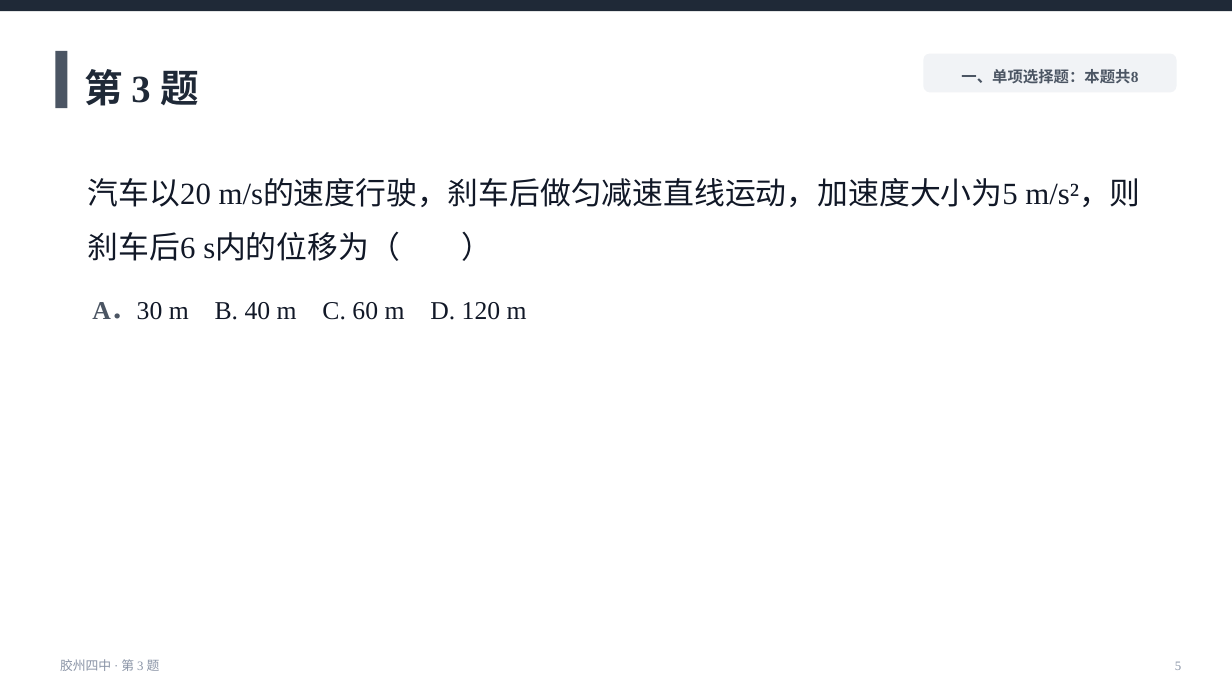
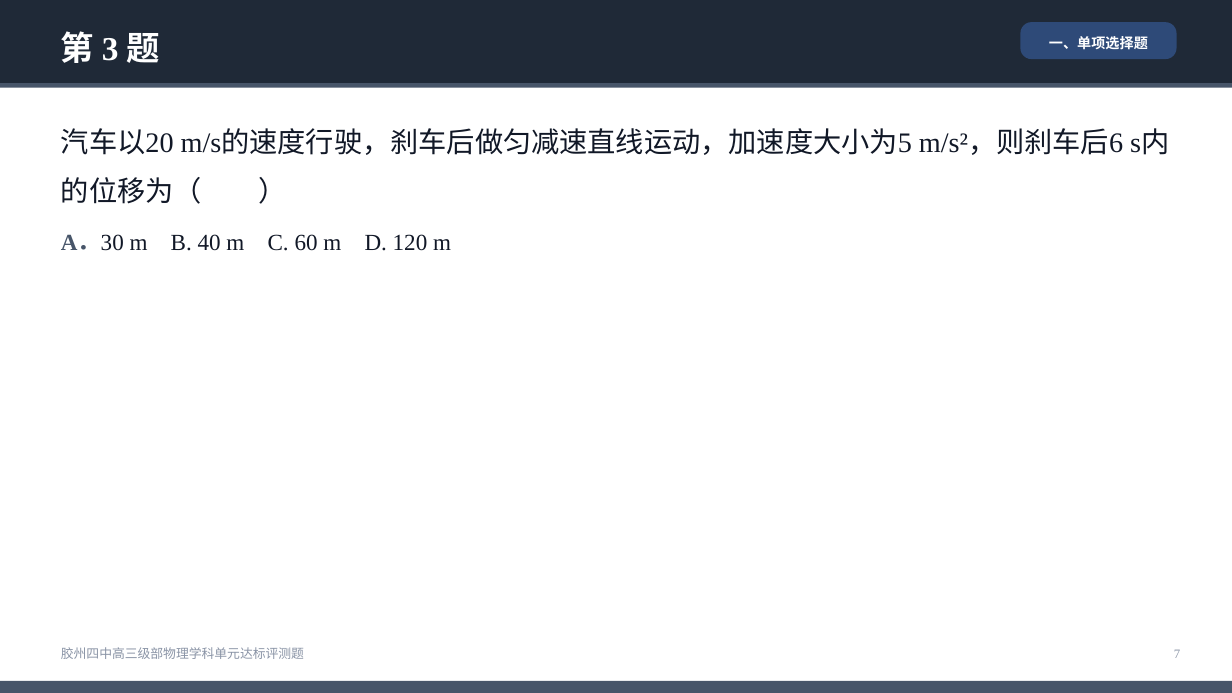
Before and after one commit to wohongshi/jszz, a slide deck: slide 7 of examples/preview/sample_paper.pptx (slide 5 before the commit). Drawn at 1232x693 pixels with LibreOffice and Linux fonts; fonts in the diff are those of the drawing. Boxes give left, top, right and bottom in pixels: in the first picture for what was removed or moved away, otherwise in the second. Text is boxed around its words. In the diff, an @@ line names an element or a change of style, - is before the commit and + after.

Commit message:
jszz v1.0：备课 MCP 工具集
- B站：WBI 搜索 / 字幕 / 音视频下载
- 学科网：搜索 / 详情 / 预览页正文（SVG 文字）/ 组卷网
- 生成：学案与试卷 docx、16:9 新授课与讲评课件、组卷
- 控制台：登录态、依赖自检、产物下载
- jszz.skill：SKILL.md + 6 篇排版规范（来自 745 份真实教师资料统计）

```diff
--- a/examples/preview/sample_paper.pptx
+++ b/examples/preview/sample_paper.pptx
@@ rectangle: place and size @@
-rectangle at box(0, 0, 1232, 11)
+rectangle at box(0, 0, 1232, 83)
@@ text "第 3 题": place and size @@
-text "第 3 题" at box(84, 69, 198, 106)
+text "第 3 题" at box(61, 31, 160, 63)
@@ text "第 3 题" at box(61, 31, 160, 63): size 30 to 26 pt, text colour #1F2937 to #FFFFFF; line spacing 1.25 to 1.3 @@
@@ rounded rectangle: place and size @@
-rounded rectangle at box(923, 54, 1177, 92)
+rounded rectangle at box(1020, 22, 1177, 59)
@@ rounded rectangle at box(1020, 22, 1177, 59): fill #F1F3F6 to #2E4A78; proportions changed @@
@@ rectangle removed at box(55, 51, 67, 108) @@
@@ text at box(1049, 36, 1148, 50): text changed; size 12 to 11 pt; text colour #4B5563 to #FFFFFF @@
-一、单项选择题：本题共8
+一、单项选择题
@@ rectangle added at box(0, 83, 1232, 88), fill #475569 @@
@@ text "汽车以20 m/s的速度行驶，刹车后做匀减速直线运动，加速度大小为5 m/s²，则刹车后6 s内的位移为（ ）": place and size @@
-text "汽车以20 m/s的速度行驶，刹车后做匀减速直线运动，加速度大小为5 m/s²，则刹车后6 s内的位移为（ ）" at box(88, 178, 1140, 261)
+text "汽车以20 m/s的速度行驶，刹车后做匀减速直线运动，加速度大小为5 m/s²，则刹车后6 s内的位移为（ ）" at box(61, 128, 1123, 155)
@@ text "汽车以20 m/s的速度行驶，刹车后做匀减速直线运动，加速度大小为5 m/s²，则刹车后6 s内的位移为（ ）" at box(61, 128, 1123, 155): size 24 to 22 pt @@
@@ text "A．30 m B. 40 m ...": place and size @@
-text "A．30 m B. 40 m ..." at box(92, 302, 527, 320)
+text "A．30 m B. 40 m ..." at box(61, 234, 451, 251)
@@ text "A．30 m B. 40 m ..." at box(61, 234, 451, 251): size 20 to 18 pt; text colour #4B5563 to #475569 in "A．30"; indent changed; line spacing 1.4 to 1.25 @@
@@ text at box(61, 647, 304, 659): text changed @@
-胶州四中 · 第 3 题
+胶州四中高三级部物理学科单元达标评测题
@@ text added at box(1174, 649, 1180, 658), 10 pt, text #8A94A6 @@
+7
@@ rectangle added at box(0, 681, 1232, 693), fill #475569 @@
@@ text removed at box(1175, 661, 1181, 670) @@
-5
```
Also in this commit, not shown: 9 other slides changed, 7 slides added, 28 other files.
